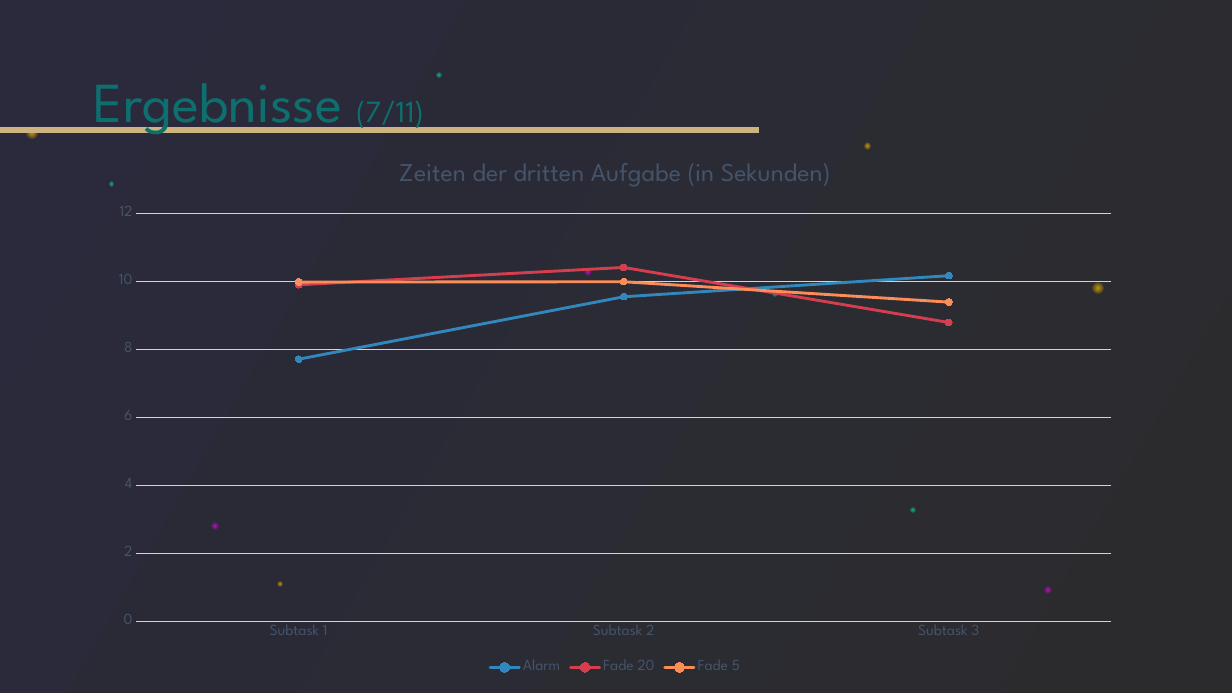
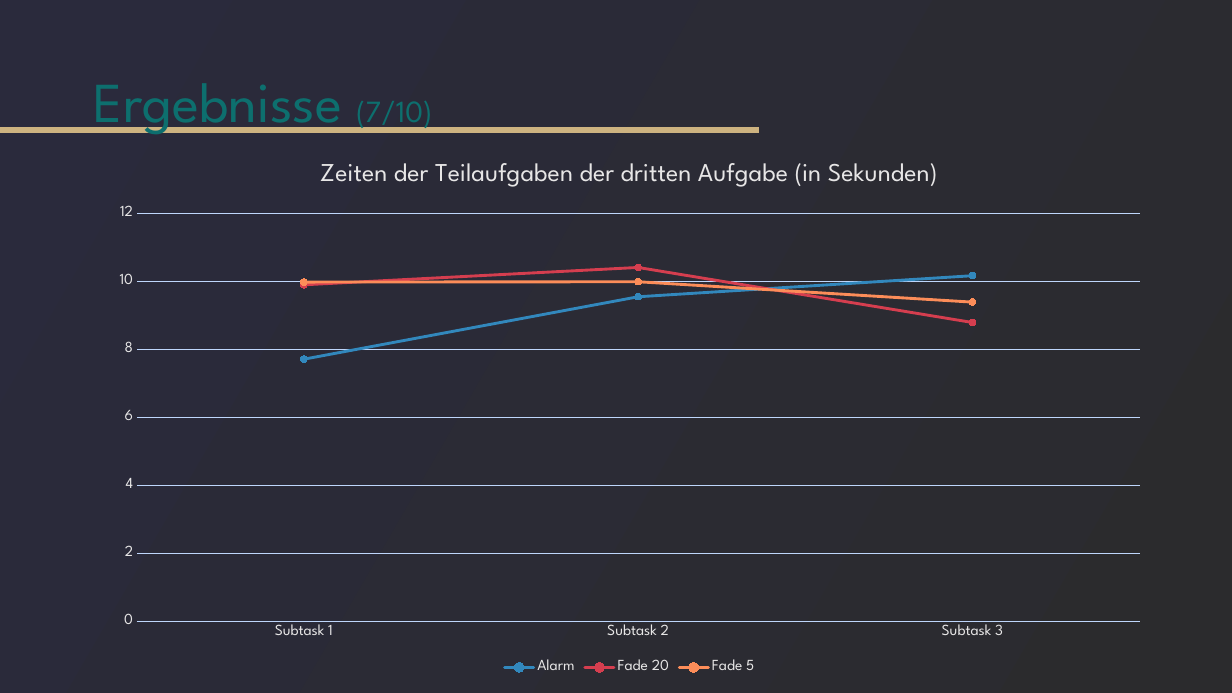
Before and after one commit to tlahmann/mci-af, a slide deck: slide 18 of presentation/Resync Studie.pptx. Drawn at 1232x693 pixels with LibreOffice and Linux fonts; fonts in the diff are those of the drawing. Boxes give left, top, right and bottom in pixels: in the first picture for what was removed or moved away, otherwise in the second. Text is boxed around its words. In the diff, an @@ line names an element or a change of style, - is before the commit and + after.

```diff
--- a/presentation/Resync Studie.pptx
+++ b/presentation/Resync Studie.pptx
@@ title at (94,83,432,134): text changed @@
-Ergebnisse (7/11)
+Ergebnisse (7/10)
@@ ellipse removed at (436,73,441,78) @@
@@ ellipse removed at (27,128,38,139) @@
@@ line chart at (98,140,1161,679) @@
@@ title "Zeiten der dritten Aufgabe (in Sekunden) " to "Zeiten der Teilaufgaben der dritten Aufgabe (in Sekunden) " @@
@@ legend changed @@
@@ category axis changed @@
@@ value axis changed @@
@@ lettering changed @@
@@ line chart: place and size @@
-line chart at (98,140,1132,679)
+line chart at (98,140,1161,679)
@@ ellipse removed at (865,143,872,150) @@
@@ ellipse removed at (109,182,114,187) @@
@@ ellipse removed at (585,269,592,276) @@
@@ ellipse removed at (773,292,777,297) @@
@@ ellipse removed at (1092,283,1104,294) @@
@@ ellipse removed at (910,508,915,513) @@
@@ ellipse removed at (212,523,219,531) @@
@@ ellipse removed at (277,581,282,586) @@
@@ ellipse removed at (1045,586,1053,593) @@
```
Also in this commit, not shown: 15 other slides changed.
